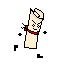
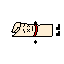
Comparing the layer stacks of the two (64, 64) images. Changes:
added group "Downed" with 6 layers above "Tumble" over [11, 21, 60, 44]
added layer "Eyes" (1st of 4, in "Downed") in group "Downed" over [27, 24, 30, 32]
added layer "Eyebrows" (1st of 3, in "Downed") in group "Downed" over [23, 24, 25, 33]
added layer "Hands" (1st of 3, in "Downed") in group "Downed" over [34, 21, 37, 44]
added layer "Feet" (1st of 3, in "Downed") in group "Downed" over [56, 24, 60, 36]
added layer "Body" (1st of 5, in "Downed") in group "Downed" over [11, 22, 53, 38]
showed group "T pos Bill" (9 layers) over [18, 8, 49, 58]
hid group "Running Bill" (10 layers) over [14, 8, 47, 58]
